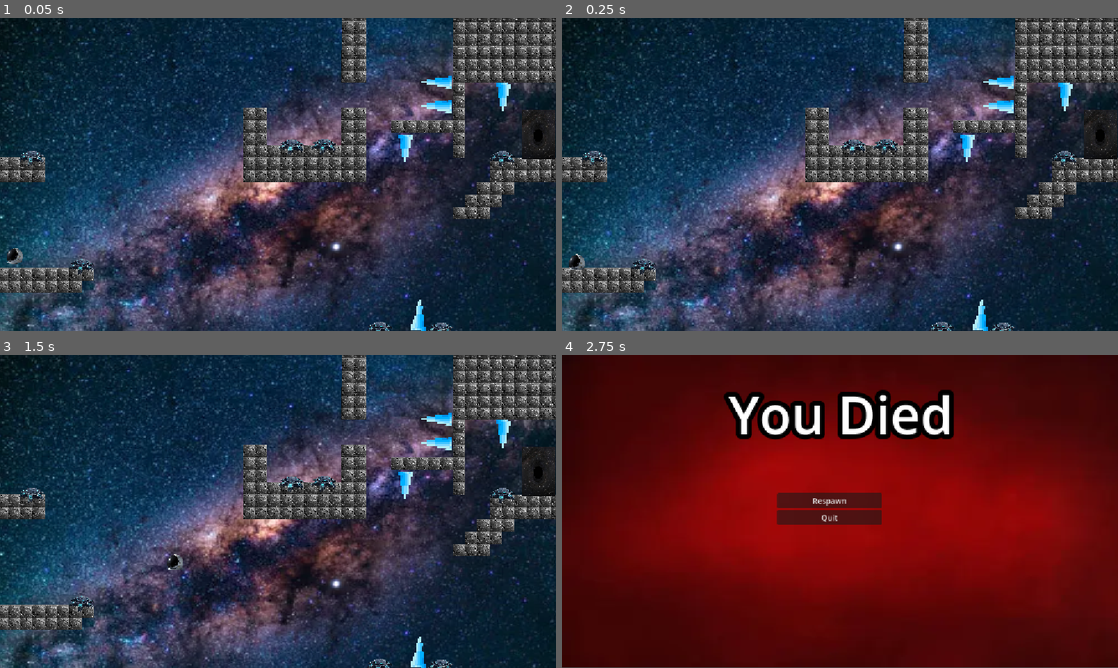
Above: before the commit, frames 1-4 (two rows, left to right).
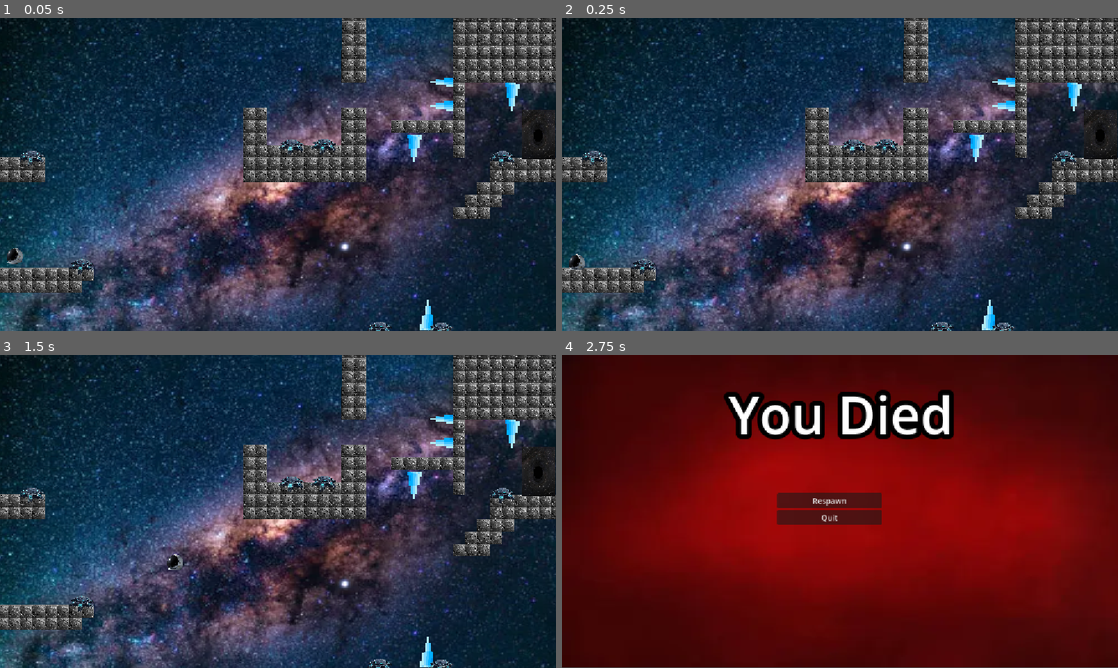
Above: after the commit, the same moments.

Repository: Wolferan/Haven-Game
Game: Godot game, scene res://2ndlevel.tscn
Two runs of this game, one before a commit and one after it. Both use one fixed random seed, a clock stepped at 60 frames per second and the inputs below. This scene is started directly instead of the project's main scene.
Inputs:
- Up to frame 1 (0.05 s): no input
- Up to frame 2 (0.25 s): no input
- Up to frame 3 (1.5 s): tap Enter at 0.5 s; hold D (right) from 0.53 s (still down); tap Space (jump) at 0.77 s
- Up to frame 4 (2.75 s): tap Space (jump) at 1.52 s; release D (right) at 2.03 s; hold A (left) from 2.03 s (still down)

The runs differ from the first frame. In frame 1, 20% of the frame differs, in the area x 0-100%, y 0-100%; in frame 2, 20%; in frame 3, 20%; in frame 4, nothing differs.

Commit message:
lvl4

Diff:
--- a/2ndlevel.tscn
+++ b/2ndlevel.tscn
@@ -10,6 +10,7 @@
 [ext_resource type="Texture2D" uid="uid://hshs0akfg38b" path="res://assets/jump_pad.png" id="7_kg7jp"]
 [ext_resource type="Script" uid="uid://cic334dlp7q4o" path="res://player.gd" id="9_mjt3t"]
 [ext_resource type="Texture2D" uid="uid://btnfnvunvdrya" path="res://astronautenhelm-auf-weißem-hintergrund-isoliert-removebg-preview.png" id="10_blde1"]
+[ext_resource type="AudioStream" uid="uid://dfkm8f26u4xcs" path="res://space-ranger-moire-main-version-03-04-10814.mp3" id="11_x50rm"]
 
 [sub_resource type="RectangleShape2D" id="RectangleShape2D_4s4b8"]
 size = Vector2(11.642197, 27.122482)
@@ -39,7 +40,7 @@
 
 [node name="SpaceMilkyWay" type="Sprite2D" parent="." unique_id=1623123940]
 z_index = -1
-position = Vector2(694, 314)
+position = Vector2(712.00006, 314)
 scale = Vector2(2.57, 2.3063061)
 texture = ExtResource("1_7krbk")
 
@@ -251,6 +252,10 @@
 [node name="CollisionShape2D" type="CollisionShape2D" parent="JumpPad7" unique_id=814211252]
 position = Vector2(-21, 21)
 shape = SubResource("RectangleShape2D_0ciht")
+
+[node name="AudioStreamPlayer" type="AudioStreamPlayer" parent="." unique_id=28484844]
+stream = ExtResource("11_x50rm")
+autoplay = true
 
 [connection signal="body_entered" from="SpaceMilkyWay/spike3" to="SpaceMilkyWay/spike3" method="_on_body_entered"]
 [connection signal="body_entered" from="SpaceMilkyWay/spike4" to="SpaceMilkyWay/spike4" method="_on_body_entered"]
--- a/main.tscn
+++ b/main.tscn
@@ -11,6 +11,7 @@
 [ext_resource type="Script" uid="uid://dgwcb1pfevpot" path="res://jump_pad.gd" id="7_272bh"]
 [ext_resource type="Script" uid="uid://dblpv3v2tmubv" path="res://spike.gd" id="8_kek77"]
 [ext_resource type="Texture2D" uid="uid://rnerrxogql1w" path="res://assets/spike.png" id="9_4c57u"]
+[ext_resource type="AudioStream" uid="uid://dfkm8f26u4xcs" path="res://space-ranger-moire-main-version-03-04-10814.mp3" id="12_dg77c"]
 
 [sub_resource type="RectangleShape2D" id="RectangleShape2D_4s4b8"]
 size = Vector2(5, 11)
@@ -35,7 +36,7 @@
 [sub_resource type="CircleShape2D" id="CircleShape2D_h2yge"]
 radius = 12.0
 
-[node name="Node2D" type="Node2D" unique_id=791366327]
+[node name="Node2D2" type="Node2D" unique_id=791366327]
 position = Vector2(-86, 32)
 
 [node name="SpaceMilkyWay" type="Sprite2D" parent="." unique_id=1623123940]
@@ -488,6 +489,10 @@
 [node name="CollisionShape2D" type="CollisionShape2D" parent="spike16" unique_id=1378152970]
 position = Vector2(10, 1)
 shape = SubResource("RectangleShape2D_4s4b8")
+
+[node name="AudioStreamPlayer" type="AudioStreamPlayer" parent="." unique_id=1680756587]
+stream = ExtResource("12_dg77c")
+autoplay = true
 
 [connection signal="body_entered" from="SpaceMilkyWay/spike3" to="SpaceMilkyWay/spike3" method="_on_body_entered"]
 [connection signal="body_entered" from="JumpPad" to="JumpPad" method="_on_body_entered"]
Not shown, added: space-ranger-moire-main-version-03-04-10814.mp3.import
Not shown, added: space-ranger-moire-main-version-03-04-10814.mp3
